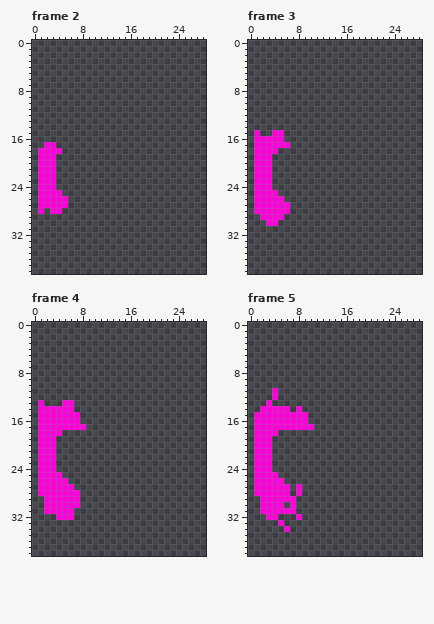
Two states of a pixel-art file, Sprites/desert_chime_mask.aseprite. This is how it looked before the edit.
29x39 pixels, 15 frames. Shown: frame 2, frame 3, frame 4, frame 5. The commit also changed other frames, which this record leaves out.
Now the later version:
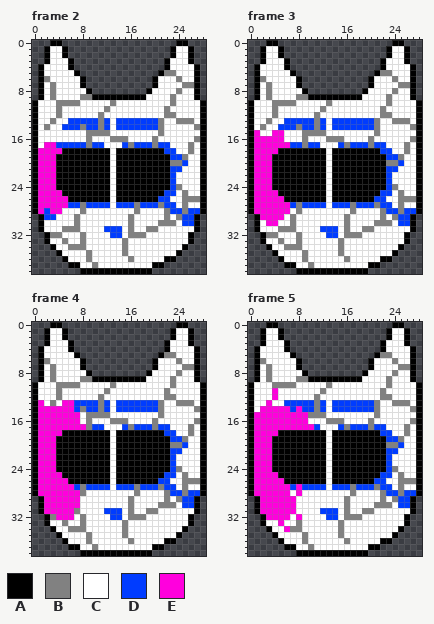
Palette (. is transparent): A #000000  B #818181  C #ffffff  D #003cff  E #ff00dd
Edits made:
layer "Layer" now shown
layer "Layer 2" now shown
Changed rows in their new state; - is an unchanged pixel.
Frame 2, layers "Layer 2", "Layer":
first column x 0:
 0 ---AA-------------------AA---
 1 --ACCA-----------------ACCA--
 2 --ACCA-----------------ACCA--
 3 --ACCCA---------------ACCCA--
 4 -ACCCCA---------------ACCCCA-
 5 -ACCCCCA-------------ABBCCCA-
 6 -ABCCCCCA-----------ACCCBCCA-
 7 -ACBCCCCA-----------ACCCCBBA-
 8 -ACBCCCCCA---------ACCCCBCCA-
 9 -ACBCCCCBBAAAAAAAAACCCCBCCCA-
10 ACCCBBBBCCCCCBCCCCCCCCCBCCCCA
11 ACCCBCCCCCCCBCCCCCCCCCBCCCCCA
12 ACCCBCCCCCCBCCCCCCCCCCBBCCCCA
13 ACCBCCDDDDDBDCDDDDDDDBCCBBBCA
14 ACBCCDDDBDDBDCDDDDDDDBCCCCCBA
15 ACCCCCCCCBBBBCCCCCCCCBCCCCCCA
16 ACCCCCCCCBCCCBBBCCCCBCCCCCCBA
17 AC--DDDDDBDDCCCDBDDDBDDCCCBCA
18 A----AAAAAAAACAAAAAAAADDCCBCA
19 A---AAAAAAAAACAAAAAAAAADDBCCA
20 A---AAAAAAAAACAAAAAAAAABBDCCA
21 A---AAAAAAAAACAAAAAAAAADDCCCA
22 A---AAAAAAAAACAAAAAAAAADCCCCA
23 A---AAAAAAAAACAAAAAAAAADCCCCA
24 A---AAAAAAAAACAAAAAAAAADBCCCA
25 A----AAAAAAAACAAAAAAAADDCBCCA
26 A-----AAAAAAACAAAAAAADDCCBBBA
27 A-----DDBDDDDCDDDBDDDBDDCBCCA
28 A-D--CCCBCCCCCCCCBCCCCBDDBDDA
29 -ADDCCCBCCCCCCCCBCCCCCBCBDDA-
30 -ACCCCCBCCCCCCCCBCCCCBBBCDDA-
31 -ACCCBBBCCCCDDDCBCCBBCCCCCCA-
32 --ABBCCCBCCCCDDCBBBCCCCCCCA--
33 --ACCBCCBCCCCCCBCCCCCCCCCCA--
34 ---ACCBBBCCCCCCBCCCCCCCCCA---
35 ----ACCCCBCCCCCBCCCCCCCCA----
36 -----ACCCBCCCCCCBCCCCCAA-----
37 ------AACCBCCCCCCCCCAA-------
38 --------AAAAAAAAAAAA---------
Frame 3, layers "Layer 2", "Layer":
first column x 0:
 0 ---AA-------------------AA---
 1 --ACCA-----------------ACCA--
 2 --ACCA-----------------ACCA--
 3 --ACCCA---------------ACCCA--
 4 -ACCCCA---------------ACCCCA-
 5 -ACCCCCA-------------ABBCCCA-
 6 -ABCCCCCA-----------ACCCBCCA-
 7 -ACBCCCCA-----------ACCCCBBA-
 8 -ACBCCCCCA---------ACCCCBCCA-
 9 -ACBCCCCBBAAAAAAAAACCCCBCCCA-
10 ACCCBBBBCCCCCBCCCCCCCCCBCCCCA
11 ACCCBCCCCCCCBCCCCCCCCCBCCCCCA
12 ACCCBCCCCCCBCCCCCCCCCCBBCCCCA
13 ACCBCCDDDDDBDCDDDDDDDBCCBBBCA
14 ACBCCDDDBDDBDCDDDDDDDBCCCCCBA
15 A-CC--CCCBBBBCCCCCCCCBCCCCCCA
16 A-----CCCBCCCBBBCCCCBCCCCCCBA
17 A------DDBDDCCCDBDDDBDDCCCBCA
18 A----AAAAAAAACAAAAAAAADDCCBCA
19 A---AAAAAAAAACAAAAAAAAADDBCCA
20 A---AAAAAAAAACAAAAAAAAABBDCCA
21 A---AAAAAAAAACAAAAAAAAADDCCCA
22 A---AAAAAAAAACAAAAAAAAADCCCCA
23 A---AAAAAAAAACAAAAAAAAADCCCCA
24 A---AAAAAAAAACAAAAAAAAADBCCCA
25 A----AAAAAAAACAAAAAAAADDCBCCA
26 A-----AAAAAAACAAAAAAADDCCBBBA
27 A------DBDDDDCDDDBDDDBDDCBCCA
28 A------CBCCCCCCCCBCCCCBDDBDDA
29 -A----CBCCCCCCCCBCCCCCBCBDDA-
30 -AC--CCBCCCCCCCCBCCCCBBBCDDA-
31 -ACCCBBBCCCCDDDCBCCBBCCCCCCA-
32 --ABBCCCBCCCCDDCBBBCCCCCCCA--
33 --ACCBCCBCCCCCCBCCCCCCCCCCA--
34 ---ACCBBBCCCCCCBCCCCCCCCCA---
35 ----ACCCCBCCCCCBCCCCCCCCA----
36 -----ACCCBCCCCCCBCCCCCAA-----
37 ------AACCBCCCCCCCCCAA-------
38 --------AAAAAAAAAAAA---------
Frame 4, layers "Layer 2", "Layer":
first column x 0:
 0 ---AA-------------------AA---
 1 --ACCA-----------------ACCA--
 2 --ACCA-----------------ACCA--
 3 --ACCCA---------------ACCCA--
 4 -ACCCCA---------------ACCCCA-
 5 -ACCCCCA-------------ABBCCCA-
 6 -ABCCCCCA-----------ACCCBCCA-
 7 -ACBCCCCA-----------ACCCCBBA-
 8 -ACBCCCCCA---------ACCCCBCCA-
 9 -ACBCCCCBBAAAAAAAAACCCCBCCCA-
10 ACCCBBBBCCCCCBCCCCCCCCCBCCCCA
11 ACCCBCCCCCCCBCCCCCCCCCBCCCCCA
12 ACCCBCCCCCCBCCCCCCCCCCBBCCCCA
13 A-CBC--DDDDBDCDDDDDDDBCCBBBCA
14 A------DBDDBDCDDDDDDDBCCCCCBA
15 A-------CBBBBCCCCCCCCBCCCCCCA
16 A-------CBCCCBBBCCCCBCCCCCCBA
17 A--------BDDCCCDBDDDBDDCCCBCA
18 A----AAAAAAAACAAAAAAAADDCCBCA
19 A---AAAAAAAAACAAAAAAAAADDBCCA
20 A---AAAAAAAAACAAAAAAAAABBDCCA
21 A---AAAAAAAAACAAAAAAAAADDCCCA
22 A---AAAAAAAAACAAAAAAAAADCCCCA
23 A---AAAAAAAAACAAAAAAAAADCCCCA
24 A---AAAAAAAAACAAAAAAAAADBCCCA
25 A----AAAAAAAACAAAAAAAADDCBCCA
26 A-----AAAAAAACAAAAAAADDCCBBBA
27 A------DBDDDDCDDDBDDDBDDCBCCA
28 A-------BCCCCCCCCBCCCCBDDBDDA
29 -A------CCCCCCCCBCCCCCBCBDDA-
30 -A------CCCCCCCCBCCCCBBBCDDA-
31 -A-----BCCCCDDDCBCCBBCCCCCCA-
32 --AB---CBCCCCDDCBBBCCCCCCCA--
33 --ACCBCCBCCCCCCBCCCCCCCCCCA--
34 ---ACCBBBCCCCCCBCCCCCCCCCA---
35 ----ACCCCBCCCCCBCCCCCCCCA----
36 -----ACCCBCCCCCCBCCCCCAA-----
37 ------AACCBCCCCCCCCCAA-------
38 --------AAAAAAAAAAAA---------
Frame 5, layers "Layer 3", "Layer 2", "Layer":
first column x 0:
 0 ---AA-------------------AA---
 1 --ACCA-----------------ACCA--
 2 --ACCA-----------------ACCA--
 3 --ACCCA---------------ACCCA--
 4 -ACCCCA---------------ACCCCA-
 5 -ACCCCCA-------------ABBCCCA-
 6 -ABCCCCCA-----------ACCCBCCA-
 7 -ACBCCCCA-----------ACCCCBBA-
 8 -ACBCCCCCA---------ACCCCBCCA-
 9 -ACBCCCCBBAAAAAAAAACCCCBCCCA-
10 ACCCBBBBCCCCCBCCCCCCCCCBCCCCA
11 ACCC-CCCCCCCBCCCCCCCCCBCCCCCA
12 ACCC-CCCCCCBCCCCCCCCCCBBCCCCA
13 ACC-CCDDDDDBDCDDDDDDDBCCBBBCA
14 AC-----D-DDBDCDDDDDDDBCCCCCBA
15 A---------BBBCCCCCCCCBCCCCCCA
16 A---------CCCBBBCCCCBCCCCCCBA
17 A----------DCCCDBDDDBDDCCCBCA
18 A----AAAAAAAACAAAAAAAADDCCBCA
19 A---AAAAAAAAACAAAAAAAAADDBCCA
20 A---AAAAAAAAACAAAAAAAAABBDCCA
21 A---AAAAAAAAACAAAAAAAAADDCCCA
22 A---AAAAAAAAACAAAAAAAAADCCCCA
23 A---AAAAAAAAACAAAAAAAAADCCCCA
24 A---AAAAAAAAACAAAAAAAAADBCCCA
25 A----AAAAAAAACAAAAAAAADDCBCCA
26 A-----AAAAAAACAAAAAAADDCCBBBA
27 A------D-DDDDCDDDBDDDBDDCBCCA
28 A------C-CCCCCCCCBCCCCBDDBDDA
29 -A------CCCCCCCCBCCCCCBCBDDA-
30 -A----E-CCCCCCCCBCCCCBBBCDDA-
31 -A------CCCCDDDCBCCBBCCCCCCA-
32 --A--EEC-CCCCDDCBBBCCCCCCCA--
33 --ACC-CCBCCCCCCBCCCCCCCCCCA--
34 ---ACC-BBCCCCCCBCCCCCCCCCA---
35 ----ACCCCBCCCCCBCCCCCCCCA----
36 -----ACCCBCCCCCCBCCCCCAA-----
37 ------AACCBCCCCCCCCCAA-------
38 --------AAAAAAAAAAAA---------
